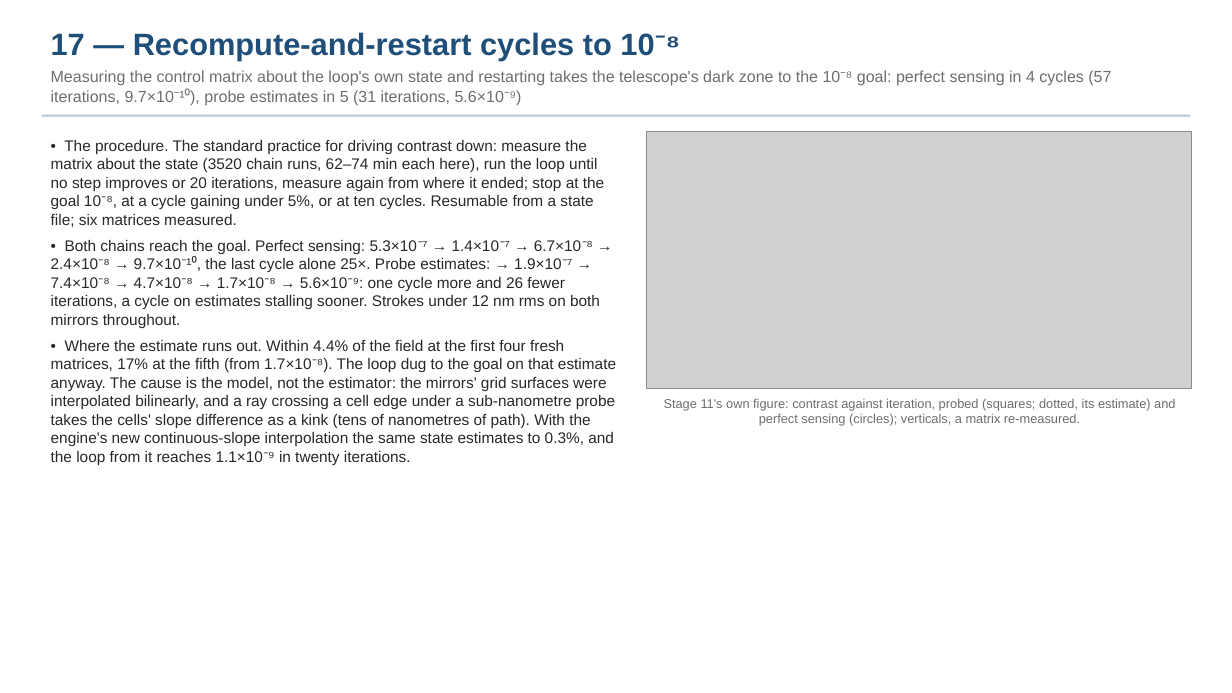
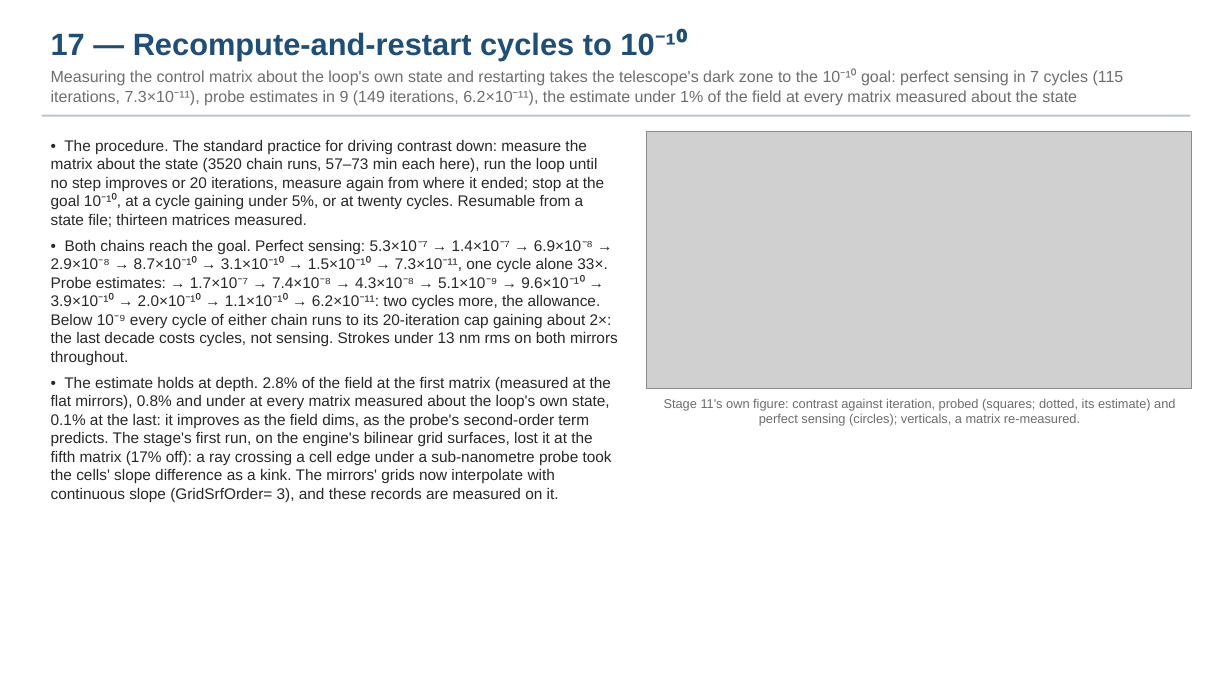
Before and after one commit to nasa-jpl/MACOS_resources, a slide deck: slide 18 of mmacos/templates/30_instruments/bench_ctb/deck_ctb.pptx. Drawn at 1232x693 pixels with LibreOffice and Linux fonts; fonts in the diff are those of the drawing; grey boxes stand for pictures. Boxes give left, top, right and bottom in pixels: in the first picture for what was removed or moved away, otherwise in the second. Text is boxed around its words. In the diff, an @@ line names an element or a change of style, - is before the commit and + after.

```diff
--- a/mmacos/templates/30_instruments/bench_ctb/deck_ctb.pptx
+++ b/mmacos/templates/30_instruments/bench_ctb/deck_ctb.pptx
@@ text at (x1=51, y1=32, x2=1124, y2=106): text changed @@
-17 — Recompute-and-restart cycles to 10⁻⁸
-Measuring the control matrix about the loop's own state and restarting takes the telescope's dark zone to the 10⁻⁸ goal: perfect sensing in 4 cycles (57 iterations, 9.7×10⁻¹⁰), probe estimates in 5 (31 iterations, 5.6×10⁻⁹)
+17 — Recompute-and-restart cycles to 10⁻¹⁰
+Measuring the control matrix about the loop's own state and restarting takes the telescope's dark zone to the 10⁻¹⁰ goal: perfect sensing in 7 cycles (115 iterations, 7.3×10⁻¹¹), probe estimates in 9 (149 iterations, 6.2×10⁻¹¹), the estimate under 1% of the field at every matrix measured about the state
@@ text at (x1=51, y1=140, x2=618, y2=502): text changed @@
-• The procedure. The standard practice for driving contrast down: measure the matrix about the state (3520 chain runs, 62–74 min each here), run the loop until no step improves or 20 iterations, measure again from where it ended; stop at the goal 10⁻⁸, at a cycle gaining under 5%, or at ten cycles. Resumable from a state file; six matrices measured.
-• Both chains reach the goal. Perfect sensing: 5.3×10⁻⁷ → 1.4×10⁻⁷ → 6.7×10⁻⁸ → 2.4×10⁻⁸ → 9.7×10⁻¹⁰, the last cycle alone 25×. Probe estimates: → 1.9×10⁻⁷ → 7.4×10⁻⁸ → 4.7×10⁻⁸ → 1.7×10⁻⁸ → 5.6×10⁻⁹: one cycle more and 26 fewer iterations, a cycle on estimates stalling sooner. Strokes under 12 nm rms on both mirrors throughout.
-• Where the estimate runs out. Within 4.4% of the field at the first four fresh matrices, 17% at the fifth (from 1.7×10⁻⁸). The loop dug to the goal on that estimate anyway. The cause is the model, not the estimator: the mirrors' grid surfaces were interpolated bilinearly, and a ray crossing a cell edge under a sub-nanometre probe takes the cells' slope difference as a kink (tens of nanometres of path). With the engine's new continuous-slope interpolation the same state estimates to 0.3%, and the loop from it reaches 1.1×10⁻⁹ in twenty iterations.
+• The procedure. The standard practice for driving contrast down: measure the matrix about the state (3520 chain runs, 57–73 min each here), run the loop until no step improves or 20 iterations, measure again from where it ended; stop at the goal 10⁻¹⁰, at a cycle gaining under 5%, or at twenty cycles. Resumable from a state file; thirteen matrices measured.
+• Both chains reach the goal. Perfect sensing: 5.3×10⁻⁷ → 1.4×10⁻⁷ → 6.9×10⁻⁸ → 2.9×10⁻⁸ → 8.7×10⁻¹⁰ → 3.1×10⁻¹⁰ → 1.5×10⁻¹⁰ → 7.3×10⁻¹¹, one cycle alone 33×. Probe estimates: → 1.7×10⁻⁷ → 7.4×10⁻⁸ → 4.3×10⁻⁸ → 5.1×10⁻⁹ → 9.6×10⁻¹⁰ → 3.9×10⁻¹⁰ → 2.0×10⁻¹⁰ → 1.1×10⁻¹⁰ → 6.2×10⁻¹¹: two cycles more, the allowance. Below 10⁻⁹ every cycle of either chain runs to its 20-iteration cap gaining about 2×: the last decade costs cycles, not sensing. Strokes under 13 nm rms on both mirrors throughout.
+• The estimate holds at depth. 2.8% of the field at the first matrix (measured at the flat mirrors), 0.8% and under at every matrix measured about the loop's own state, 0.1% at the last: it improves as the field dims, as the probe's second-order term predicts. The stage's first run, on the engine's bilinear grid surfaces, lost it at the fifth matrix (17% off): a ray crossing a cell edge under a sub-nanometre probe took the cells' slope difference as a kink. The mirrors' grids now interpolate with continuous slope (GridSrfOrder= 3), and these records are measured on it.
```
Also in this commit, not shown: 3 other slides changed, 24 other files.
